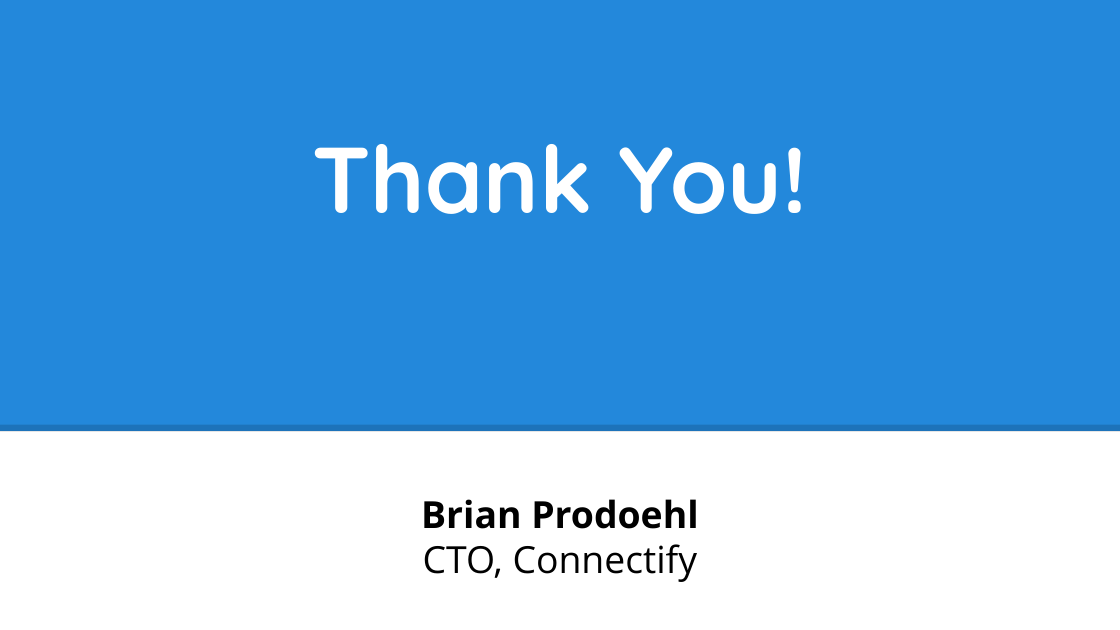
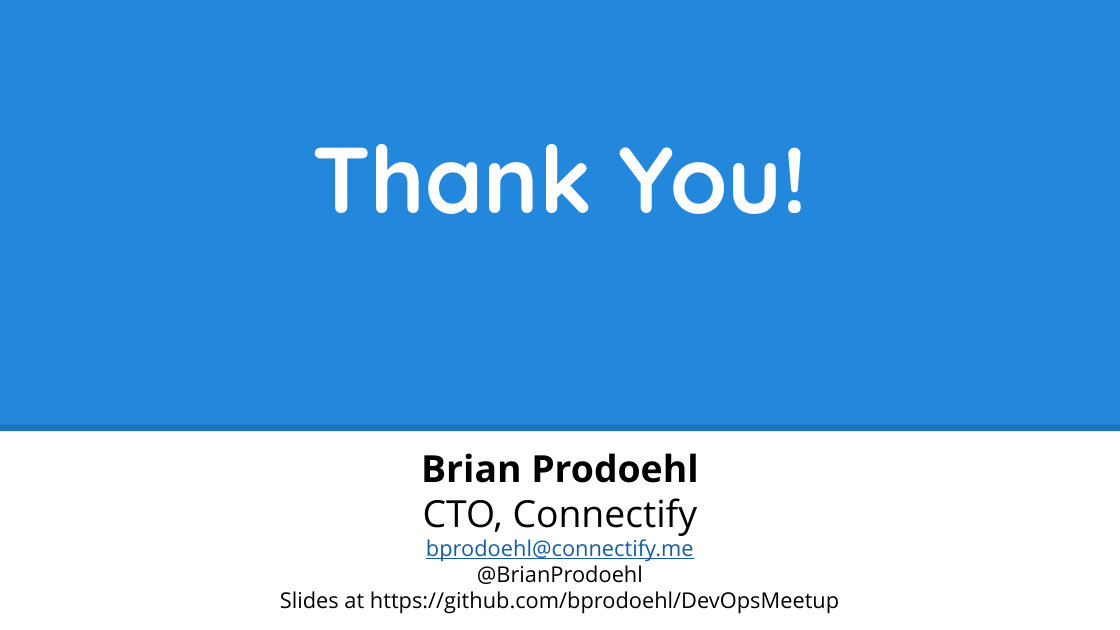
Before and after one commit to bprodoehl/DevOpsMeetup, a slide deck: slide 52 of Using Docker in Production.pptx. Drawn at 1120x630 pixels with LibreOffice and Linux fonts; fonts in the diff are those of the drawing. Boxes give left, top, right and bottom in pixels: in the first picture for what was removed or moved away, otherwise in the second. Text is boxed around its words. In the diff, an @@ line names an element or a change of style, - is before the commit and + after.

```diff
--- a/Using Docker in Production.pptx
+++ b/Using Docker in Production.pptx
@@ subtitle "Brian Prodoehl": place and size @@
-subtitle "Brian Prodoehl" at [421, 499, 698, 582]
+subtitle "Brian Prodoehl" at [280, 453, 839, 614]
@@ subtitle at [280, 539, 839, 614]: paragraphs added @@
+bprodoehl@connectify.me
+@BrianProdoehl
+Slides at https://github.com/bprodoehl/DevOpsMeetup
```
Also in this commit, not shown: 2 other slides changed, 1 other file.
